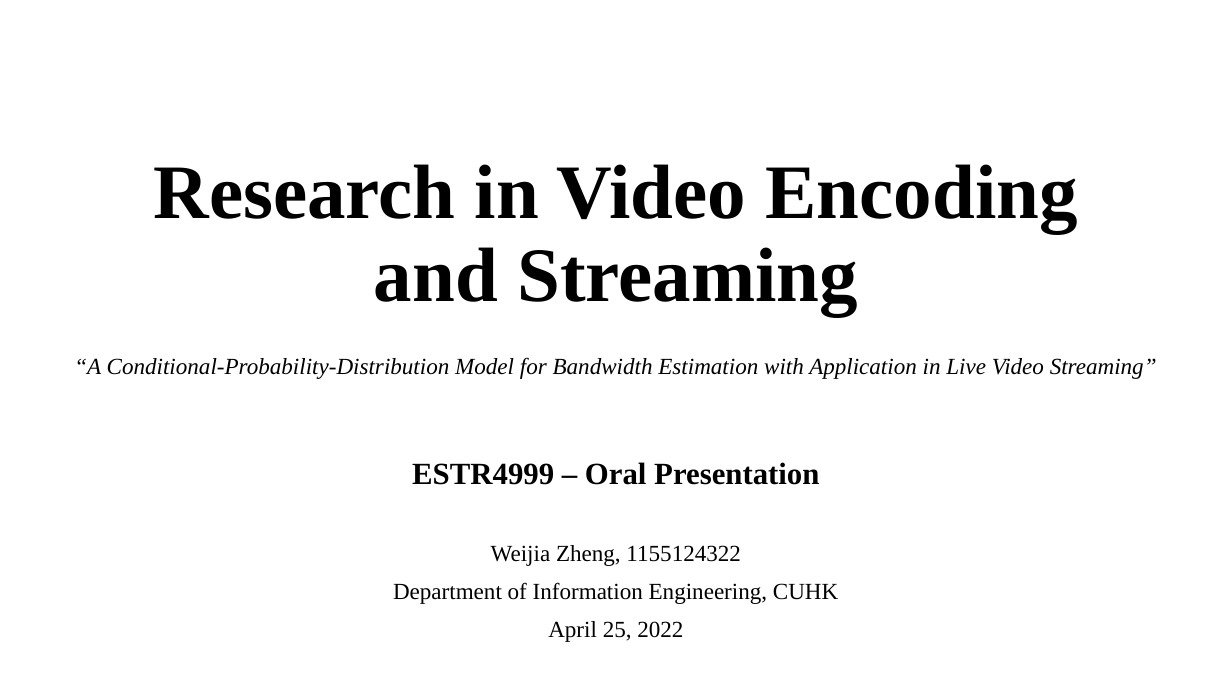
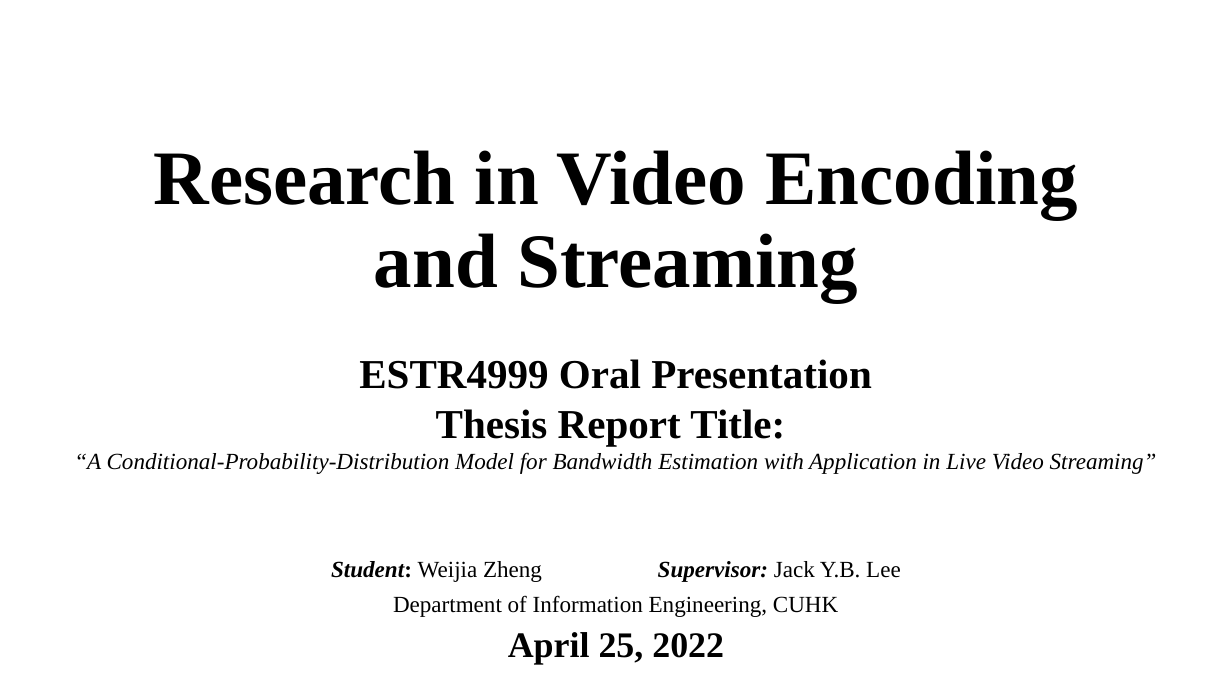
Before and after one commit to williamzheng0711/online-cdf-streaming, a slide deck: slide 1 of ESTR4999_Notes/ESTR4999_Presentation.pptx. Drawn at 1232x693 pixels with LibreOffice and Linux fonts; fonts in the diff are those of the drawing. Boxes give left, top, right and bottom in pixels: in the first picture for what was removed or moved away, otherwise in the second. Text is boxed around its words. In the diff, an @@ line names an element or a change of style, - is before the commit and + after.

Commit message:
pptx

```diff
--- a/ESTR4999_Notes/ESTR4999_Presentation.pptx
+++ b/ESTR4999_Notes/ESTR4999_Presentation.pptx
@@ title "Research in Video Encoding and ...": place and size @@
-title "Research in Video Encoding and ..." at [154, 164, 1078, 316]
+title "Research in Video Encoding and ..." at [154, 150, 1078, 302]
@@ text at [359, 359, 872, 446]: paragraphs added @@
+ESTR4999 Oral Presentation
+Thesis Report Title:
@@ subtitle "Student: Weijia Zheng Supervisor: Jack ...": place and size @@
-subtitle "Student: Weijia Zheng Supervisor: Jack ..." at [393, 462, 838, 642]
+subtitle "Student: Weijia Zheng Supervisor: Jack ..." at [331, 561, 901, 664]
@@ subtitle at [331, 561, 901, 582]: text changed; size 24 to 18 pt; bold off @@
-ESTR4999 – Oral Presentation
-Weijia Zheng, 1155124322
+Student: Weijia Zheng Supervisor: Jack Y.B. Lee
@@ subtitle at [393, 595, 838, 664]: size 18 to 28 pt, bold on in "April 25, 2022"; line spacing 0.9 to 0.8 @@
```
Also in this commit, not shown: 5 other slides changed, 10 slides added, 2 slides removed, 4 other files.
